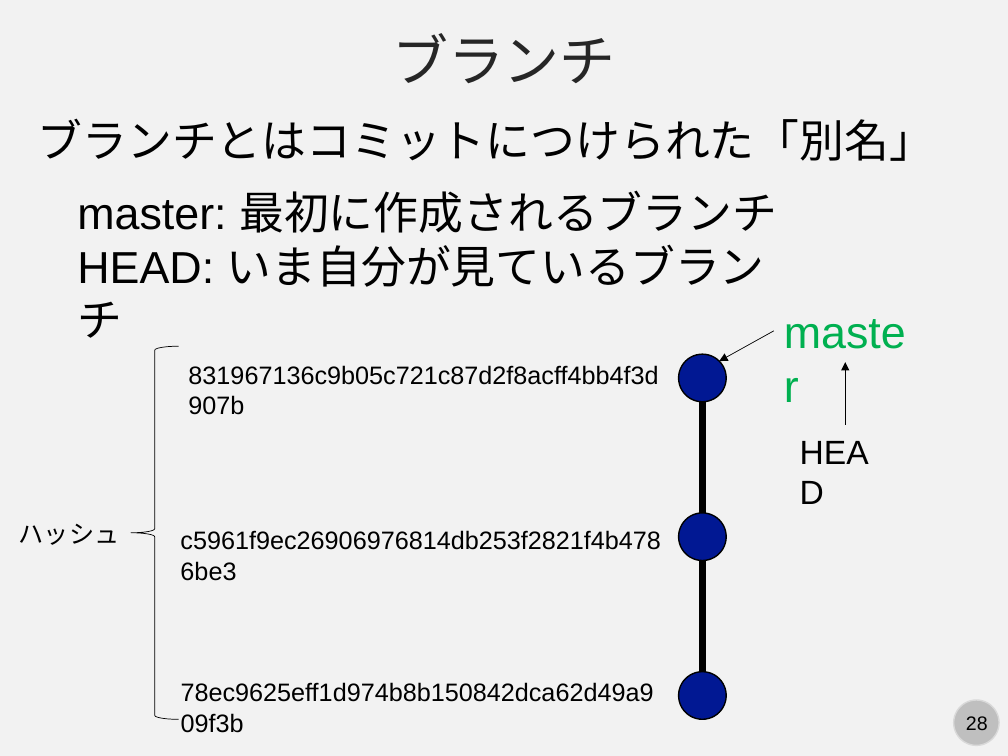
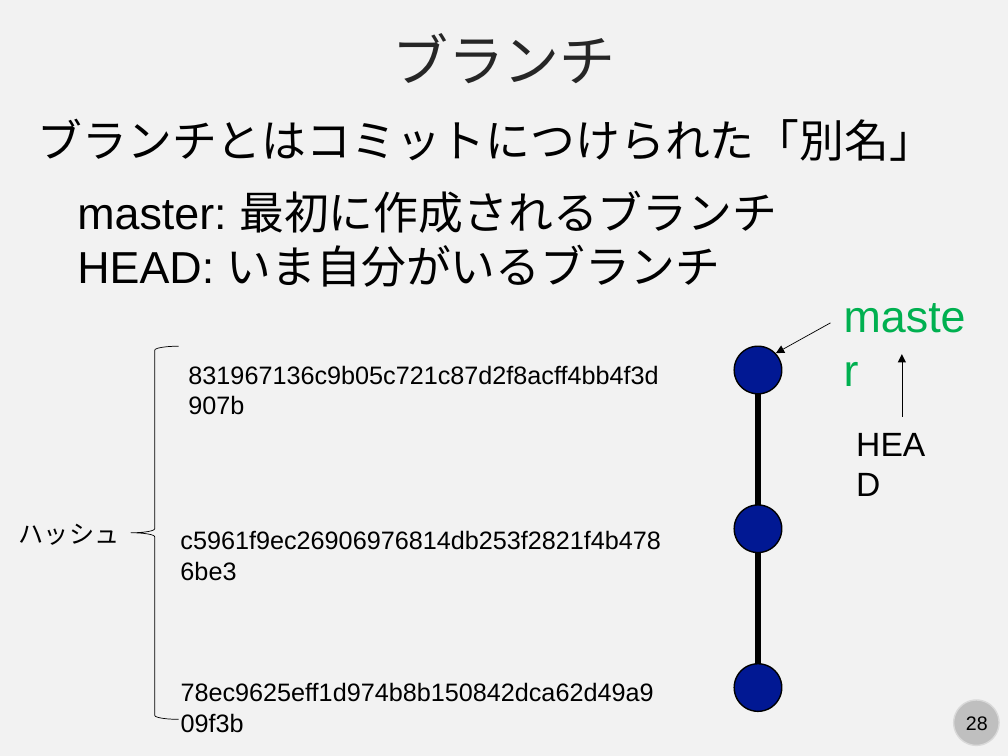
Before and after one commit to kaityo256/lab_startup, a slide deck: slide 28 of git/fig/start_git.pptx. Drawn at 1008x756 pixels with LibreOffice and Linux fonts; fonts in the diff are those of the drawing. Boxes give left, top, right and bottom in pixels: in the first picture for what was removed or moved away, otherwise in the second. Text is boxed around its words. In the diff, an @@ line names an element or a change of style, - is before the commit and + after.

```diff
--- a/git/fig/start_git.pptx
+++ b/git/fig/start_git.pptx
@@ text at (x1=77, y1=244, x2=720, y2=287): text changed @@
-HEAD: いま自分が見ているブランチ
+HEAD: いま自分がいるブランチ
@@ text "master" moved from (x1=774, y1=298, x2=920, y2=363) to (x1=834, y1=283, x2=980, y2=348) @@
@@ ellipse moved from (x1=678, y1=354, x2=726, y2=401) to (x1=734, y1=347, x2=781, y2=394) @@
@@ text "HEAD" moved from (x1=789, y1=425, x2=899, y2=476) to (x1=847, y1=417, x2=957, y2=468) @@
@@ 2 arrows, 2 ellipses, 2 lines moved together from (x1=678, y1=331, x2=846, y2=719) to (x1=734, y1=323, x2=902, y2=711) @@
```
Also in this commit, not shown: 13 other slides changed, 1 other file.
